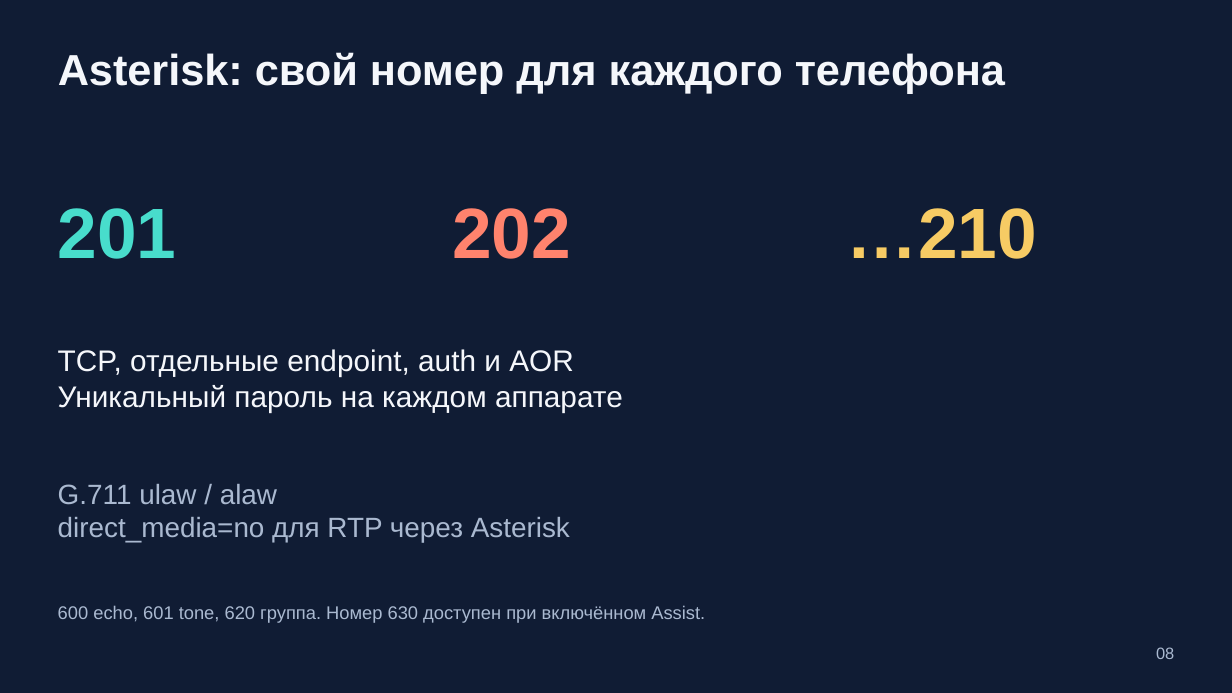
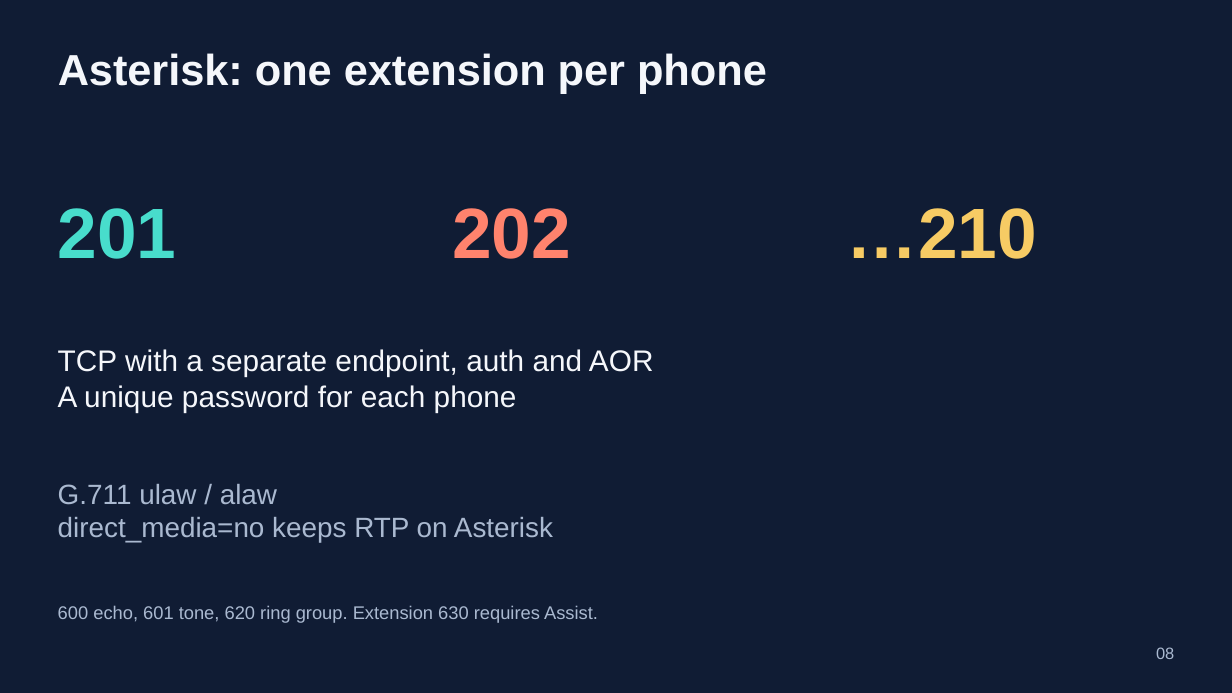
Before and after one commit to 4alvit/cisco-home-telephony, a slide deck: slide 8 of docs/slides/cisco-home-telephony.pptx. Drawn at 1232x693 pixels with LibreOffice and Linux fonts; fonts in the diff are those of the drawing. Boxes give left, top, right and bottom in pixels: in the first picture for what was removed or moved away, otherwise in the second. Text is boxed around its words. In the diff, an @@ line names an element or a change of style, - is before the commit and + after.

```diff
--- a/docs/slides/cisco-home-telephony.pptx
+++ b/docs/slides/cisco-home-telephony.pptx
@@ text at bbox=[58, 53, 767, 93]: text changed @@
-Asterisk: свой номер для каждого телефона
+Asterisk: one extension per phone
@@ text at bbox=[58, 349, 654, 412]: text changed @@
-TCP, отдельные endpoint, auth и AOR
-Уникальный пароль на каждом аппарате
+TCP with a separate endpoint, auth and AOR
+A unique password for each phone
@@ text at bbox=[58, 517, 553, 543]: text changed @@
-direct_media=no для RTP через Asterisk
+direct_media=no keeps RTP on Asterisk
@@ text at bbox=[58, 605, 598, 623]: text changed @@
-600 echo, 601 tone, 620 группа. Номер 630 доступен при включённом Assist.
+600 echo, 601 tone, 620 ring group. Extension 630 requires Assist.
```
Also in this commit, not shown: 12 other slides changed, 1 slide added, 1 slide removed, 22 other files.
